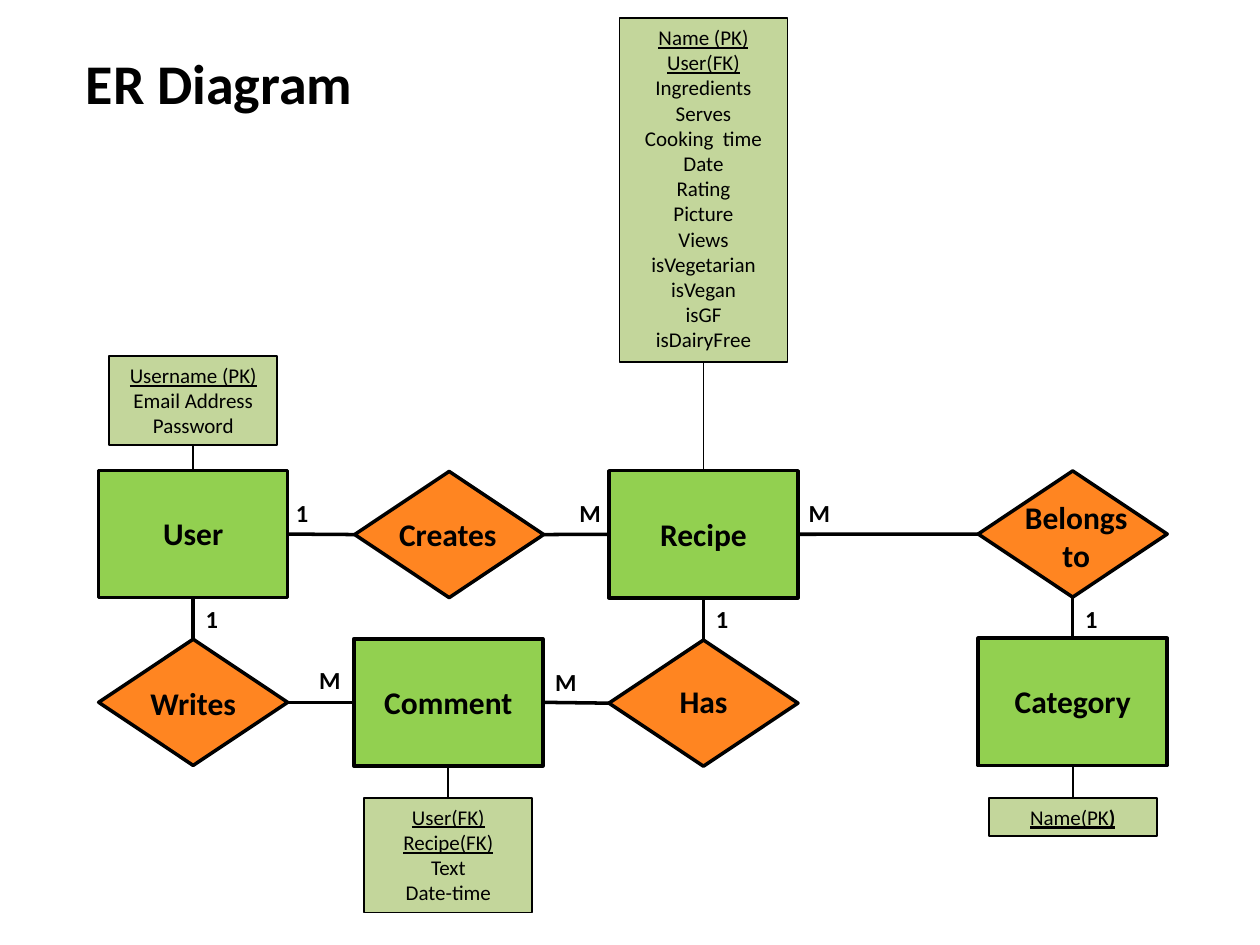
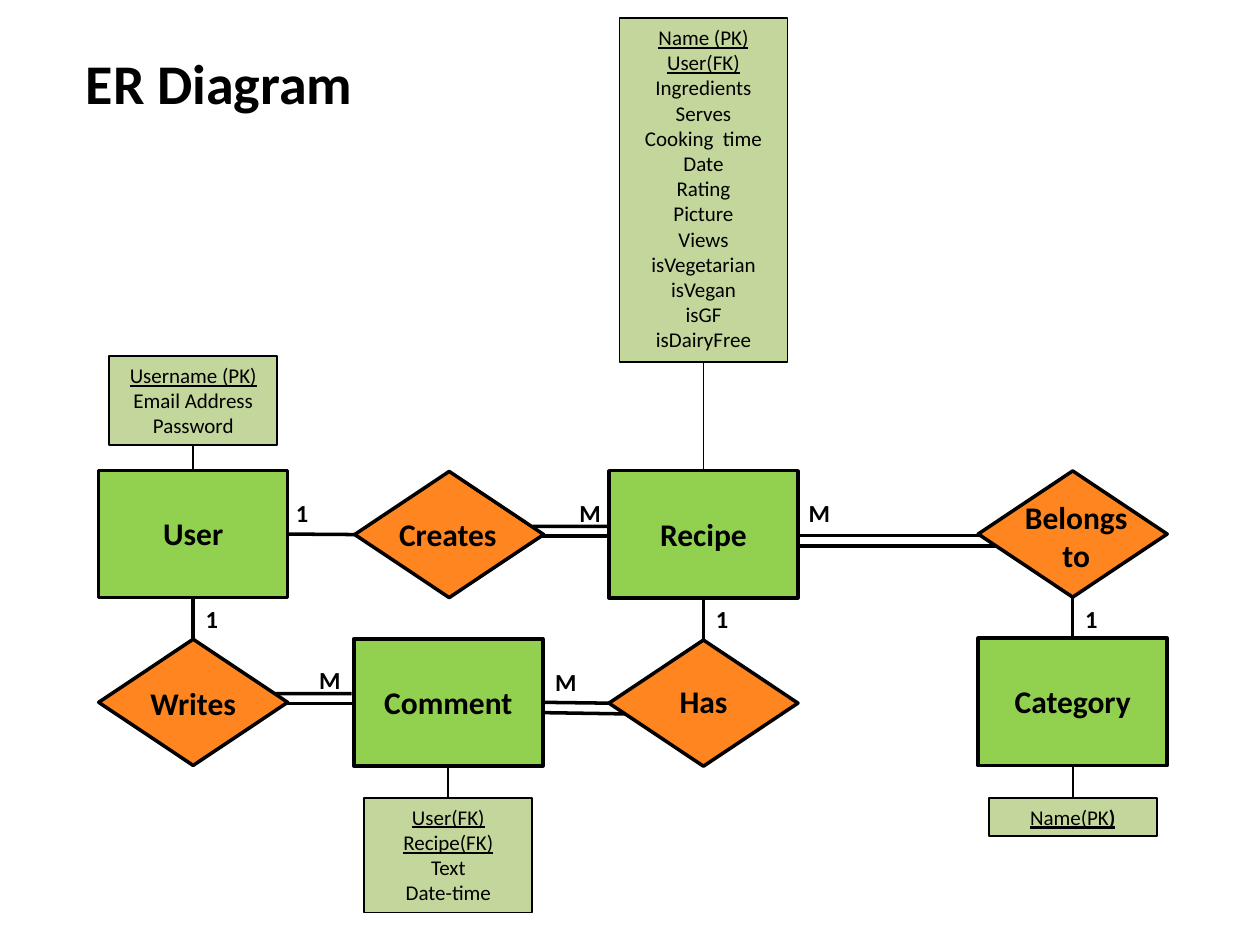
Before and after one commit to Iain530/wad_team_project, a slide deck: slide 2 of ERdiagram.pptx. Drawn at 1260x945 pixels with LibreOffice and Linux fonts; fonts in the diff are those of the drawing. Boxes give left, top, right and bottom in pixels: in the first picture for what was removed or moved away, otherwise in the second. Text is boxed around its words. In the diff, an @@ line names an element or a change of style, - is before the commit and + after.

Commit message:
Final changes to ER diagram.

```diff
--- a/ERdiagram.pptx
+++ b/ERdiagram.pptx
@@ line added from (532, 527) to (609, 527), #000000 2 pt @@
@@ line added from (798, 536) to (998, 536), #000000 2 pt @@
@@ line moved from (798, 534) - (978, 534) to (798, 546) - (998, 546) @@
@@ line added from (275, 694) to (352, 694), #000000 2 pt @@
@@ line added from (541, 713) to (630, 714), #000000 2 pt @@
```
